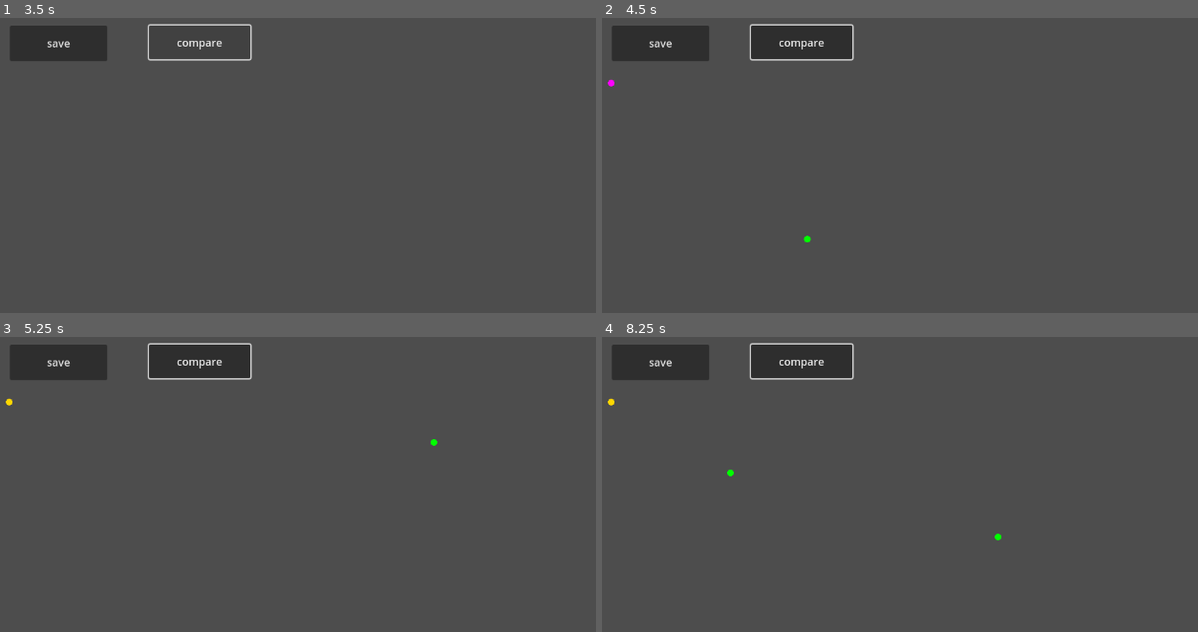
Above: before the commit, frames 1-4 (two rows, left to right).
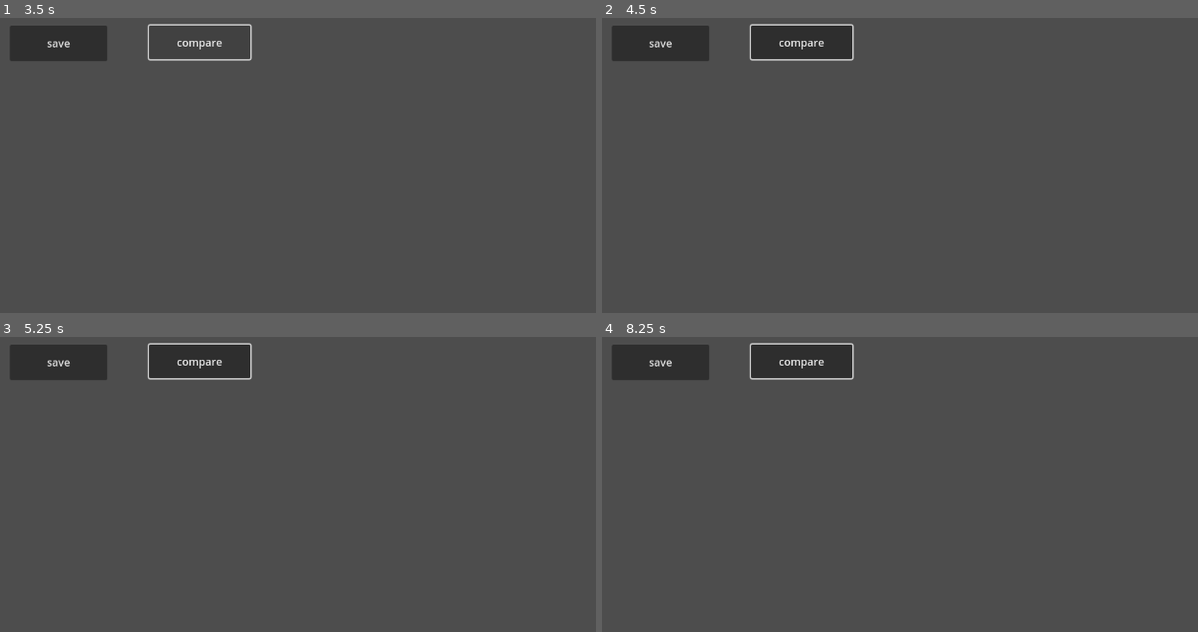
Above: after the commit, the same moments.

Repository: uprun/GRAIL-like
Game: Godot game, scene res://main.tscn
Same seed, same stepped clock (60 frames per second), same inputs: the game is played once before the commit and once after it.
Inputs (mouse positions are in pixels of both pictures, inside the frame that each line leads up to):
- Up to frame 1 (3.5 s): click "save" at 0.5 s; click "compare" at 1.25 s; click "compare" at 2 s; click "compare" at 2.75 s
- Up to frame 2 (4.5 s): tap Enter at 3.5 s; move the mouse to (1126, 197) at 3.52 s; click (1126, 197) at 3.67 s; tap Space at 4.25 s; move the mouse to (804, 239) at 4.27 s; click (804, 239) at 4.42 s
- Up to frame 3 (5.25 s): tap Enter at 5 s; move the mouse to (435, 443) at 5.02 s; click (435, 443) at 5.17 s
- Up to frame 4 (8.25 s): tap Space at 5.75, 7.25 s; move the mouse to (923, 623) at 5.77 s; click (923, 623) at 5.92 s; tap Enter at 6.5 s; move the mouse to (1186, 602) at 6.52 s; click (1186, 602) at 6.67 s; move the mouse to (733, 472) at 7.27 s; click (733, 472) at 7.42 s; move the mouse to (995, 537) at 8.02 s; click (995, 537) at 8.17 s

Frame 1 is identical in both runs. In frame 2, less than 0.1% of the frame differs, in the area x 0-36%, y 20-77%; in frame 3, less than 0.1%; in frame 4, less than 0.1%, in the area x 0-67%, y 20-69%.
Error after the commit: Parse Error: Could not preload resource script "res://Symbol_Drawn.gd". (res://main.gd:5)

Commit message:
2024-12-19--14h22m14s

Diff:
--- a/Symbol_Drawn.gd
+++ b/Symbol_Drawn.gd
@@ -24,10 +24,12 @@
 	print("scale :", scale)
 	for line in self.lines:
 		self.compressed_lines.push_back([])
+		var previous_point = null
 		for point in line:
 			var x = (point.x - left.x) / scale
 			var y = (point.y - top.y) / scale
-			self.compressed_lines.back().push_back(Vector2(x, y))
+			var point = Vector2(x, y)
+			self.compressed_lines.back().push_back(point)
 
 func compare_internal(two: Symbol_Drawn):
 	var one = self
